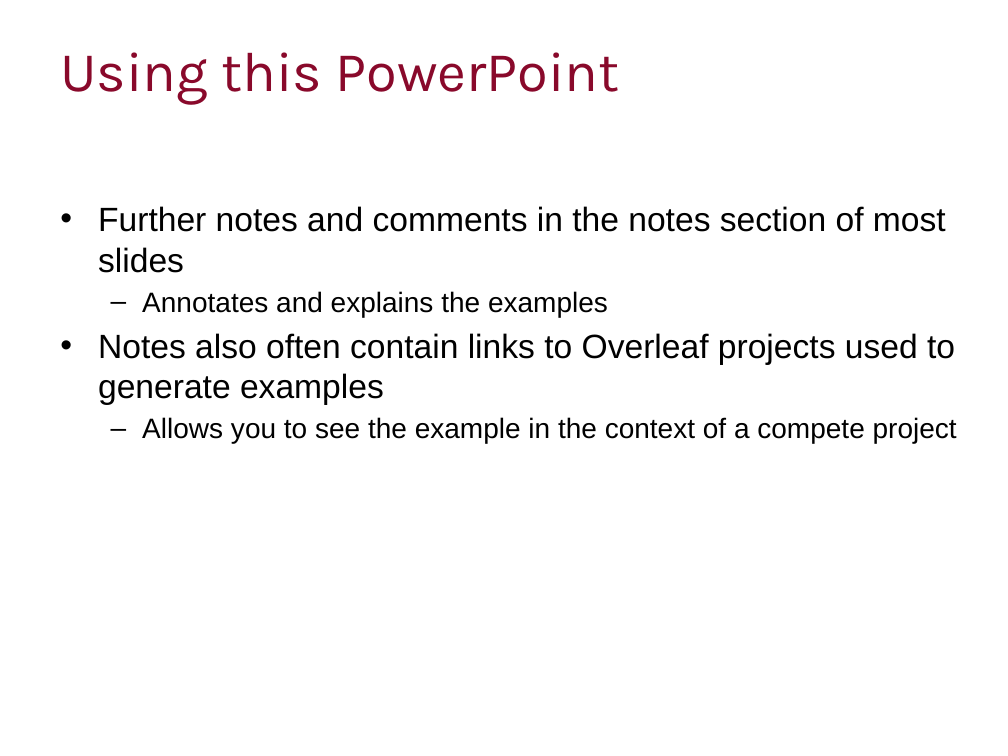
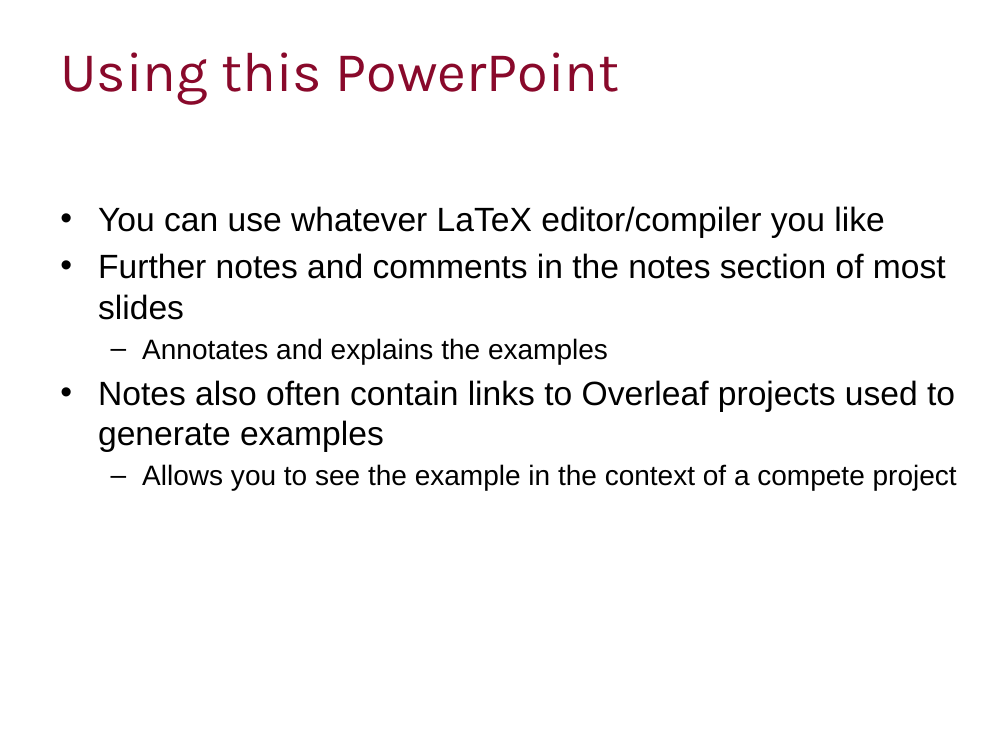
Before and after one commit to ImperialCollegeLondon/RCDS-writing-theses-in-latex, a slide deck: slide 4 of Writing Theses in Latex Slides.pptx. Drawn at 1008x756 pixels with LibreOffice and Linux fonts; fonts in the diff are those of the drawing; background and template pictures are left out. Boxes give left, top, right and bottom in pixels: in the first picture for what was removed or moved away, otherwise in the second. Text is boxed around its words. In the diff, an @@ line names an element or a change of style, - is before the commit and + after.

```diff
--- a/Writing Theses in Latex Slides.pptx
+++ b/Writing Theses in Latex Slides.pptx
@@ text at [98,206,884,238]: paragraph added @@
+• You can use whatever LaTeX editor/compiler you like
```
Also in this commit, not shown: 1 slide removed.
